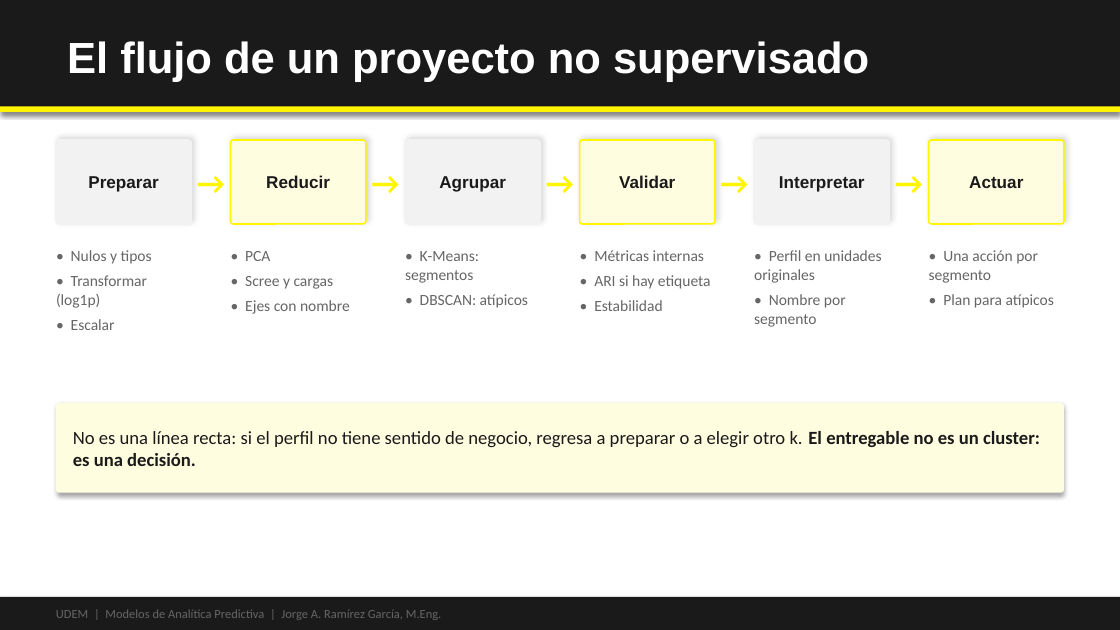
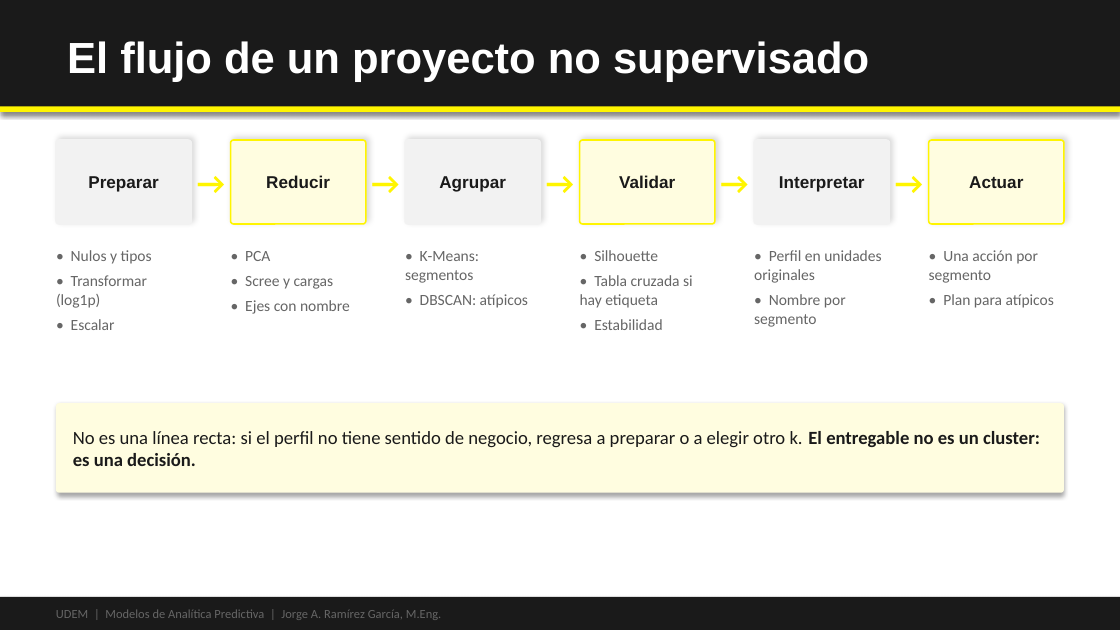
Before and after one commit to Emilio-Guevara/aprendizaje-no-supervisado-EmilioGuevara, a slide deck: slide 2 of 04-caso-integrador/slides/Caso Integrador - De los datos a la decisión - UDEM.pptx. Drawn at 1120x630 pixels with LibreOffice and Linux fonts; fonts in the diff are those of the drawing. Boxes give left, top, right and bottom in pixels: in the first picture for what was removed or moved away, otherwise in the second. Text is boxed around its words. In the diff, an @@ line names an element or a change of style, - is before the commit and + after.

```diff
--- a/04-caso-integrador/slides/Caso Integrador - De los datos a la decisión - UDEM.pptx
+++ b/04-caso-integrador/slides/Caso Integrador - De los datos a la decisión - UDEM.pptx
@@ text at (580, 250, 693, 308): text changed @@
-• Métricas internas
-• ARI si hay etiqueta
+• Silhouette
+• Tabla cruzada si hay etiqueta
```
Also in this commit, not shown: 5 other slides changed, 22 other files.
